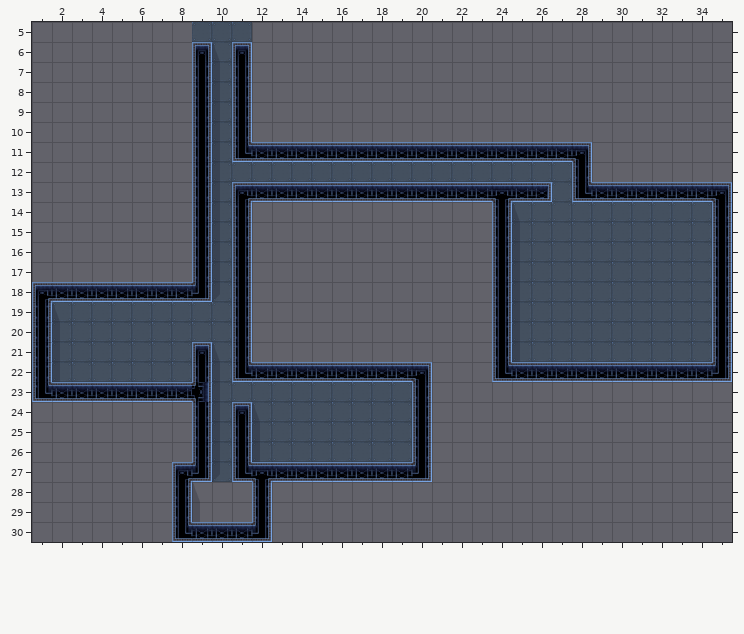
Tiled map: Assets/Tilemaps/floor 1 8.tmx. Above, as it was before the edit.
Cells are 64x64 px. Shown: x 1..35, y 5..30.
New version:
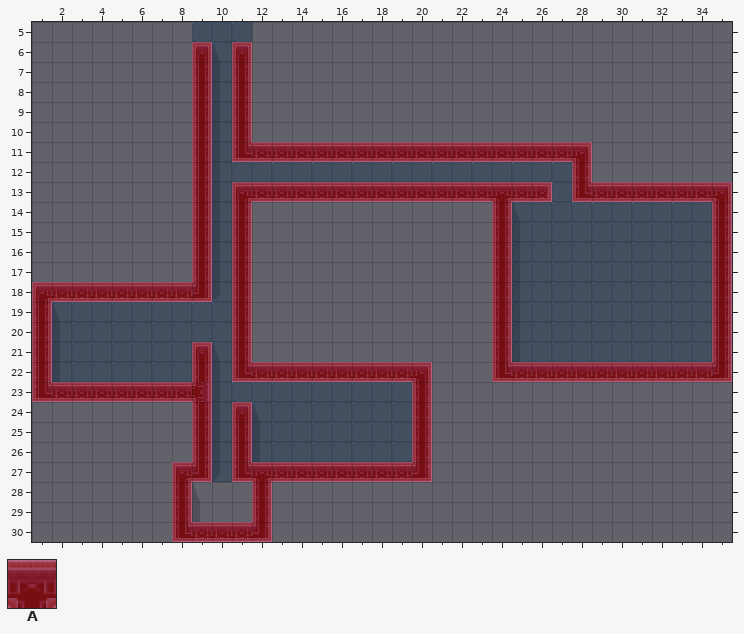
Key: from "colors": A 20.
_ is an empty cell, . an unchanged one.
Tiles of an added or newly shown layer are drawn over the layers below it.
See-through tiles are keyed as they look on the map.
Changes in this commit:
--- layer "collision" (now shown)
@@ x 1..35 @@
- 6 ........_._........................
- 7 ........_._........................
- 8 ........_._........................
- 9 ........_._........................
-10 ........_._........................
-11 ........_.__________________.......
-12 ........_.................._.......
-13 ........_.________________.________
-14 ........_._............_.........._
-15 ........_._............_.........._
-16 ........_._............_.........._
-17 ........_._............_.........._
-18 _________._............_.........._
-19 _........._............_.........._
-20 _........._............_.........._
-21 _......._._............_.........._
-22 _......._.__________...____________
-23 _________.........._...............
-24 ........_._........_...............
-25 ........_._........_...............
-26 ........_._........_...............
-27 .......__.__________...............
-28 ......._..._.......................
-29 ......._..._.......................
-30 ......._____.......................
+ 6 ........A.A........................
+ 7 ........A.A........................
+ 8 ........A.A........................
+ 9 ........A.A........................
+10 ........A.A........................
+11 ........A.AAAAAAAAAAAAAAAAAA.......
+12 ........A..................A.......
+13 ........A.AAAAAAAAAAAAAAAA.AAAAAAAA
+14 ........A.A............A..........A
+15 ........A.A............A..........A
+16 ........A.A............A..........A
+17 ........A.A............A..........A
+18 AAAAAAAAA.A............A..........A
+19 A.........A............A..........A
+20 A.........A............A..........A
+21 A.......A.A............A..........A
+22 A.......A.AAAAAAAAAA...AAAAAAAAAAAA
+23 AAAAAAAAA..........A...............
+24 ........A.A........A...............
+25 ........A.A........A...............
+26 ........A.A........A...............
+27 .......AA.AAAAAAAAAA...............
+28 .......A...A.......................
+29 .......A...A.......................
+30 .......AAAAA.......................
Changed places in both pictures, as pixel boxes (x1, y1, x2, y2):
added: (32, 42, 732, 542)
